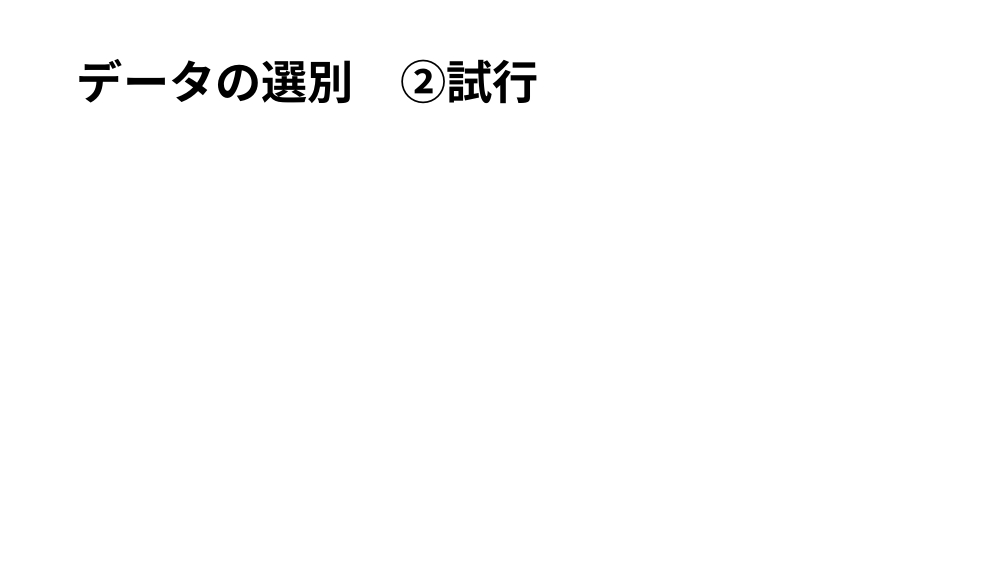
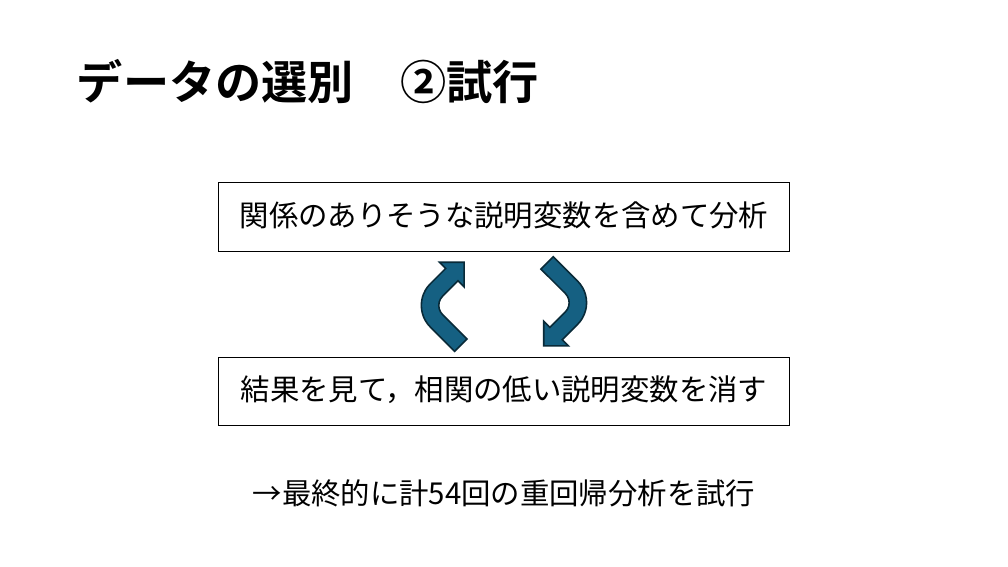
Before and after one commit to IY-del/univ, a slide deck: slide 9 of プレゼンテーション.pptx. Drawn at 1008x567 pixels with LibreOffice and Linux fonts; fonts in the diff are those of the drawing. Boxes give left, top, right and bottom in pixels: in the first picture for what was removed or moved away, otherwise in the second. Text is boxed around its words. In the diff, an @@ line names an element or a change of style, - is before the commit and + after.

```diff
--- a/プレゼンテーション.pptx
+++ b/プレゼンテーション.pptx
@@ text added at (219, 183, 790, 251), outline #000000 0.75 pt, 28 pt, text #000000 @@
+関係のありそうな説明変数を含めて分析
@@ bent arrow added at (402, 250, 503, 351), fill #156082, outline #092A39 1.5 pt @@
@@ bent arrow added at (505, 257, 606, 358), fill #156082, outline #092A39 1.5 pt @@
@@ rectangle added at (219, 357, 790, 425), outline #000000 0.75 pt, 28 pt, text #000000 @@
+結果を見て，相関の低い説明変数を消す
@@ text added at (253, 479, 755, 507), 28 pt, text #000000 @@
+→最終的に計54回の重回帰分析を試行
```
Also in this commit, not shown: 1 other slide changed, 1 other file.
